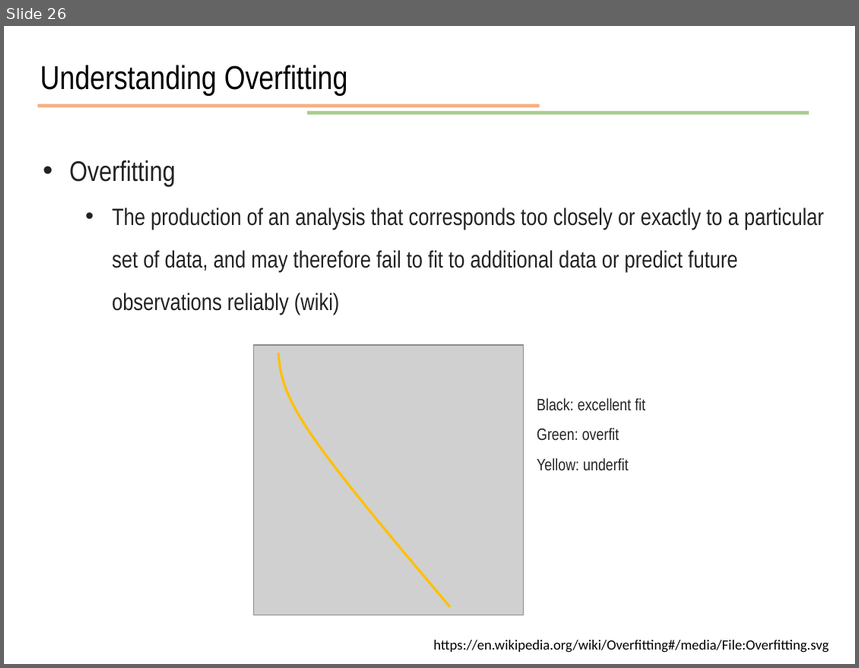
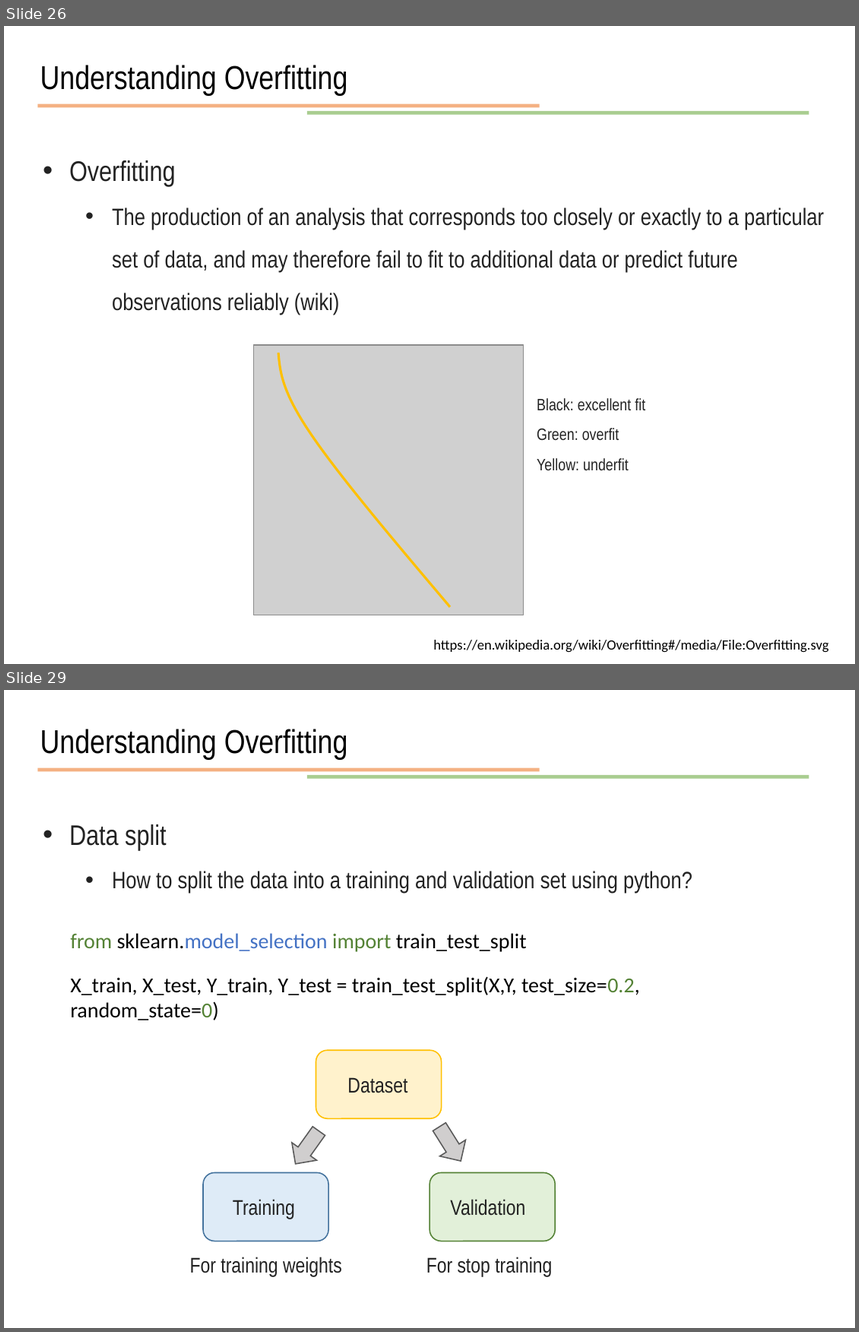
Before and after one commit to JunetaeKim/DeepLearningClass, a slide deck: Week10/week10 Introduction to tensorflow.pptx. Shown one above the other, each under a label of ours: slide 26 before the commit, slides 26 and 29 after it; the slides between them are not shown. The pictures are 859x668 and 859x1332 pixels, drawn with LibreOffice and Linux fonts; fonts in the diff are those of the drawing; grey boxes stand for pictures. Boxes give left, top, right and bottom in pixels: in the first picture for what was removed or moved away, otherwise in the second. Text is boxed around its words. In the diff, an @@ line names an element or a change of style, - is before the commit and + after.

```diff
--- a/Week10/week10 Introduction to tensorflow.pptx
+++ b/Week10/week10 Introduction to tensorflow.pptx
@@ slide 29 added at (4, 690, 855, 1328), background #FFFFFF @@
@@ text added at (40, 729, 348, 760), 28 pt, text #000000 @@
+Understanding Overfitting
@@ line added from (38, 770) to (539, 770), #ED7D31 3 pt @@
@@ line added from (307, 777) to (810, 777), #70AD47 3 pt @@
@@ text added at (69, 825, 693, 893), 20 pt, text #222222 @@
+• Data split
+  • How to split the data into a training and validation set using python?
@@ text added at (70, 933, 527, 952), 18 pt, text #000000 @@
+from sklearn.model_selection import train_test_split
@@ text added at (70, 977, 640, 1021), 18 pt, text #000000 @@
+X_train, X_test, Y_train, Y_test = train_test_split(X,Y, test_size=0.2, random_state=0)
@@ rounded rectangle added at (316, 1050, 442, 1118), fill #FFF2CC, outline #FFC000 1 pt @@
@@ text added at (348, 1078, 408, 1094), 18 pt, text #222222 @@
+Dataset
@@ down arrow added at (283, 1122, 331, 1173), fill #D0CECE, outline #595959 1 pt @@
@@ down arrow added at (427, 1119, 474, 1170), fill #D0CECE, outline #595959 1 pt @@
@@ rounded rectangle added at (203, 1173, 329, 1241), fill #DEEBF7, outline #43739E 1 pt @@
@@ rounded rectangle added at (430, 1173, 555, 1241), fill #E2F0D9, outline #548235 1 pt @@
@@ text added at (233, 1199, 295, 1220), 18 pt, text #222222 @@
+Training
@@ text added at (450, 1199, 525, 1216), 18 pt, text #222222 @@
+Validation
@@ text added at (190, 1257, 342, 1277), 18 pt, text #222222 @@
+For training weights
@@ text added at (427, 1257, 552, 1277), 18 pt, text #222222 @@
+For stop training
```
Also in this commit, not shown: 3 slides changed, 8 other slides added, 4 other files.
